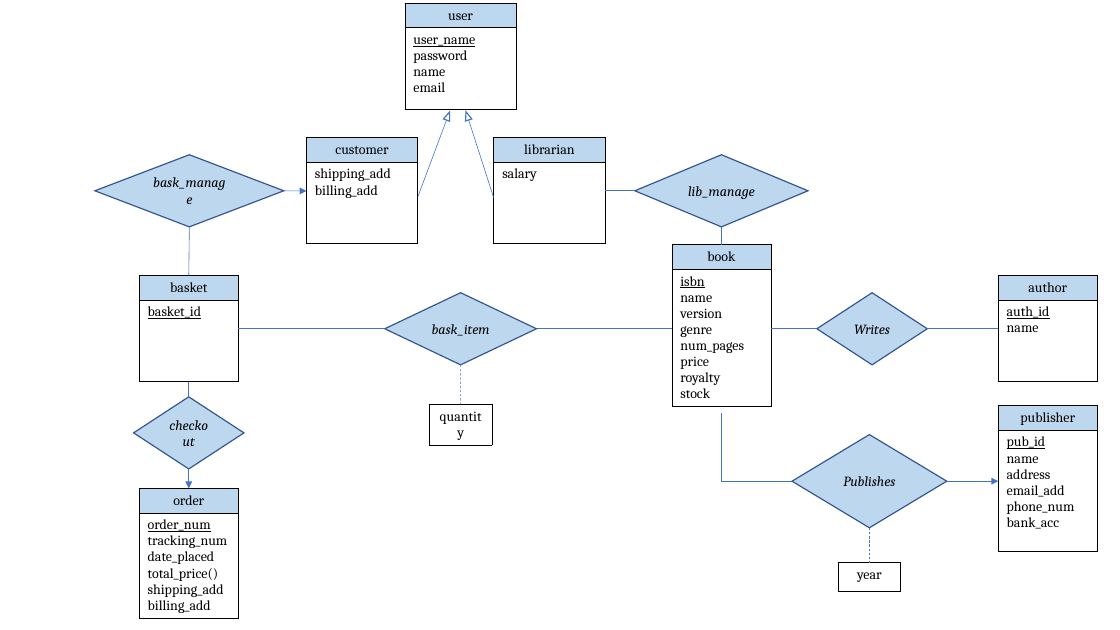
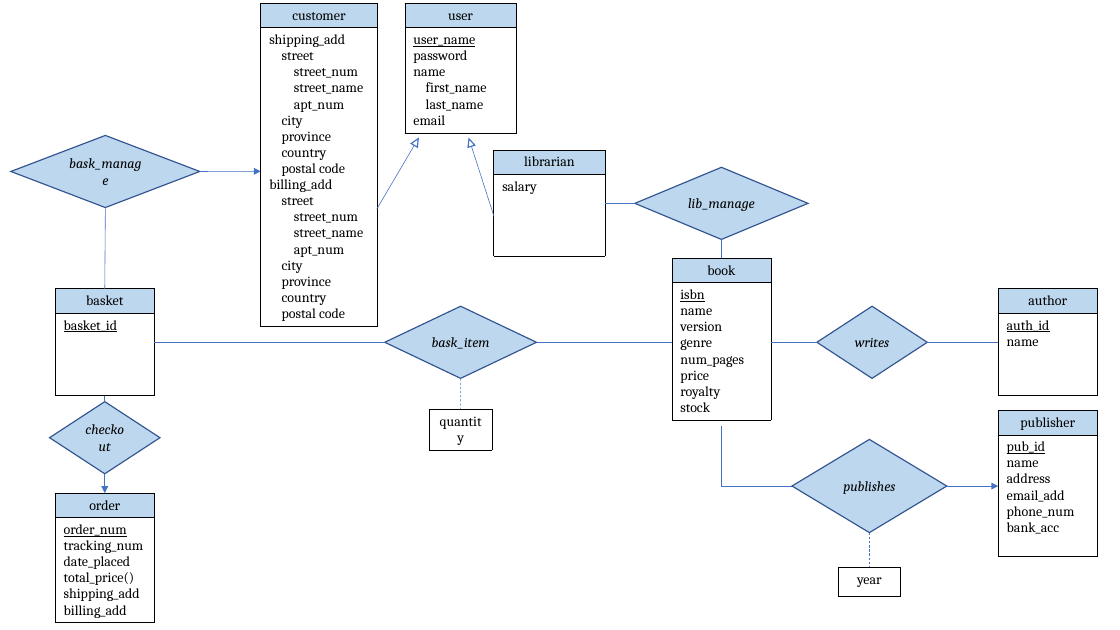
Before and after one commit to john-breton/COMP3005, a slide deck: slide 1 of ER Diagram - Project - COMP3005.pptx. Drawn at 1120x630 pixels with LibreOffice and Linux fonts; fonts in the diff are those of the drawing. Boxes give left, top, right and bottom in pixels: in the first picture for what was removed or moved away, otherwise in the second. Text is boxed around its words. In the diff, an @@ line names an element or a change of style, - is before the commit and + after.

```diff
--- a/ER Diagram - Project - COMP3005.pptx
+++ b/ER Diagram - Project - COMP3005.pptx
@@ table at (261,3,377,339) @@
-row 2, column 1: shipping_add / billing_add
+row 2, column 1: shipping_add / street / street_num / street_name / apt_num / city / province / country / postal code / billing_add / street / street_num / street_name / apt_num / city / province / country / postal code
@@ table: place and size @@
-table at (307,138,418,245)
+table at (261,3,377,339)
@@ table at (405,3,516,138) @@
-row 2, column 1: user_name / password / name / email
+row 2, column 1: user_name / password / name / first_name / last_name / email
@@ diamond "bask_manage": place and size @@
-diamond "bask_manage" at (95,155,284,227)
+diamond "bask_manage" at (11,135,200,208)
@@ line moved from (447, 120) - (418, 197) to (414, 145) - (377, 209) @@
@@ triangle at (411,136,422,147): rotation 20 to 30 degrees @@
@@ triangle: place and size @@
-triangle at (463,111,472,121)
+triangle at (466,138,476,147)
@@ line moved from (469, 120) - (494, 197) to (471, 146) - (494, 217) @@
@@ arrow moved from (284, 191) - (307, 191) to (200, 171) - (261, 171) @@
@@ line moved from (189, 227) - (189, 276) to (105, 208) - (105, 289) @@
@@ 2 lines, 1 table, 1 diamond: place and size @@
-2 lines, 1 table, 1 diamond at (494,138,808,245)
+2 lines, 1 table, 1 diamond at (494,150,808,259)
@@ table: place and size @@
-table at (139,276,239,382)
+table at (55,289,155,396)
@@ line moved from (385, 329) - (239, 329) to (385, 343) - (155, 343) @@
@@ 3 lines, 2 tables, 2 diamonds: place and size @@
-3 lines, 2 tables, 2 diamonds at (385,245,1097,413)
+3 lines, 2 tables, 2 diamonds at (385,259,1097,427)
@@ text in diamond at (855,338,889,347): text changed @@
-Writes
+writes
@@ line moved from (460, 365) - (460, 405) to (460, 378) - (460, 409) @@
@@ line moved from (189, 397) - (189, 382) to (105, 402) - (105, 396) @@
@@ elbow line moved from (722, 413) - (792, 481) to (722, 427) - (792, 486) @@
@@ 1 table, 1 diamond, 1 arrow: place and size @@
-1 table, 1 diamond, 1 arrow at (134,397,244,623)
+1 table, 1 diamond, 1 arrow at (50,402,160,628)
@@ text in diamond at (843,481,895,494): text changed @@
-Publishes
+publishes
@@ 3 tables, 1 diamond, 1 arrow, 1 line: place and size @@
-3 tables, 1 diamond, 1 arrow, 1 line at (429,405,1097,592)
+3 tables, 1 diamond, 1 arrow, 1 line at (429,409,1097,597)
```
Also in this commit, not shown: 1 other file.
